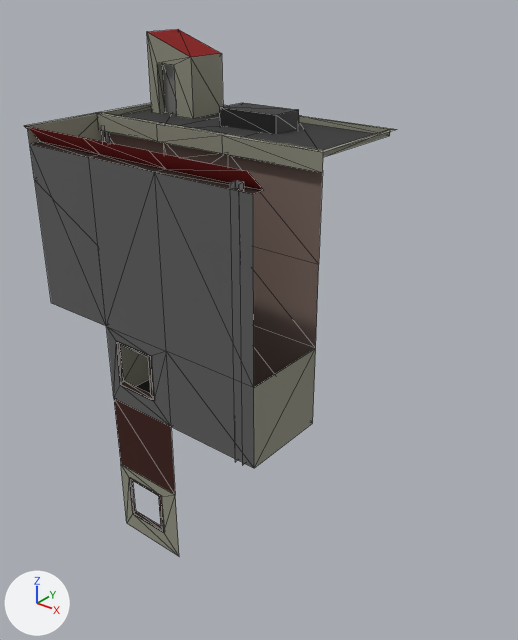
What one commit did to the glTF model assets/models/back-street-building.glb.
One viewpoint serves both versions: a camera (50 mm lens) standing at (13.95, -8.82, 11.94) and looking at (2.04, 6.07, 2.71). Every picture has the same lights, and +X, +Y and +Z are marked at lower left. Mesh edges are drawn as thin lines. Vertices at the same position are counted once.

The first picture shows 'building'.
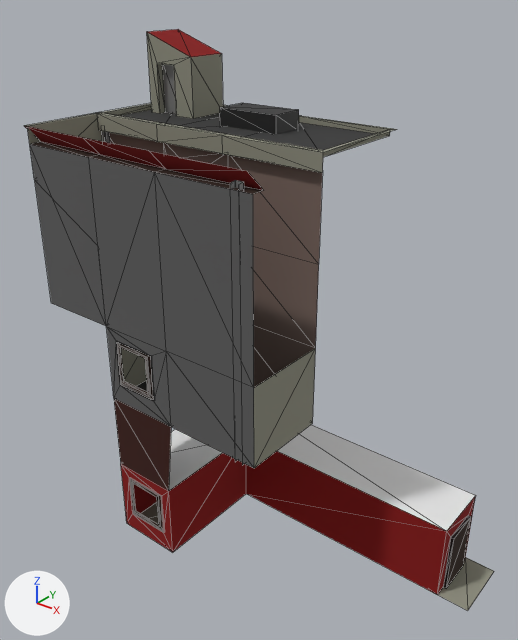
Boxes (x1, y1, x2, y2) around the edits, measured in the pictures (518 x 640 px):
'building', reshaped (26% wider, 10% taller): before (24, 29, 396, 556); after (24, 29, 494, 611)
part 1 of me_plane, built on: before (114, 399, 179, 556); after (114, 344, 494, 611)
part 2 of me_plane, recoloured (grey to red): (121, 464, 159, 522) in both

Edits to the bpy script that builds the scene:
```text
Add mat_platre:
    mat_platre = principled_material('platre')
    mat_platre.base_color = (0.8, 0.8, 0.8)  # white #e7e7e7
    mat_platre.roughness = 1.0
Change me_plane:
    used by ob_building; location = (0.0, 5.08, 0.0)
    remove me_plane.from_pydata(...)  # 184 vertices, 280 faces; spans x -4.3..4.3, y -1.8..4.4, z -5.0..10.3
    add me_plane.from_pydata(...)  # 214 vertices, 336 faces; spans x -4.3..9.2, y -1.9..4.4, z -5.0..10.3
    me_plane part 1
    2 vertices are removed from x 1.0, y -1.8, z -5.0..-2.5
    7 faces are deleted
    27 vertices are added at x -1.5..9.2, y -1.9..3.9, z -5.0..2.1
    5 new vertices lie (0.0, 0.0, 2.5) away from vertices in x -1.5..8.2, y -1.8..3.9, z -5.0
    6 new faces join them, mat_concrete (grey #909081)
    19 new faces join them, mat_red (red #860100)
    2 new faces join them, mat_material_003 (brown #3a1206)
    26 new faces join them, mat_darker_wood (brown #2c180d)
    6 new faces join them, mat_metal_dark (black #333333)
    4 new faces join them, mat_platre (white #e7e7e7)
    me_plane part 2: 3 faces spanning x -1.5..0.3, y -1.8, z -5.0..-2.5 switch from mat_concrete (grey #909081) to mat_red (red #860100)
    add me_plane.materials.append(mat_platre)  # white #e7e7e7
```
